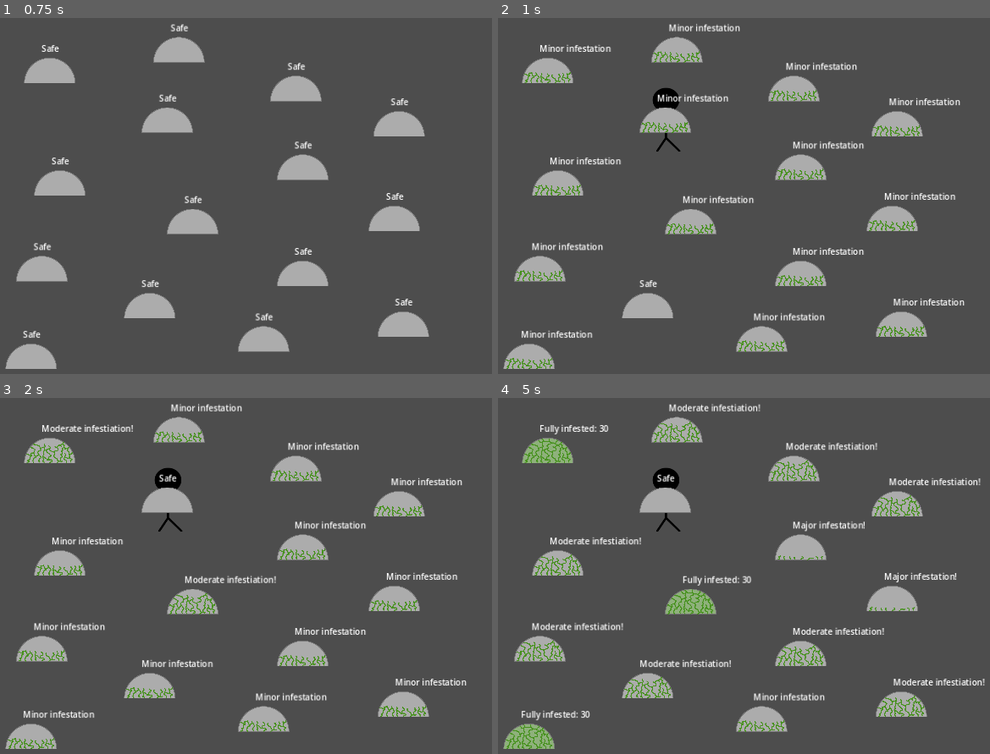
Above: before the commit, frames 1-4 (two rows, left to right).
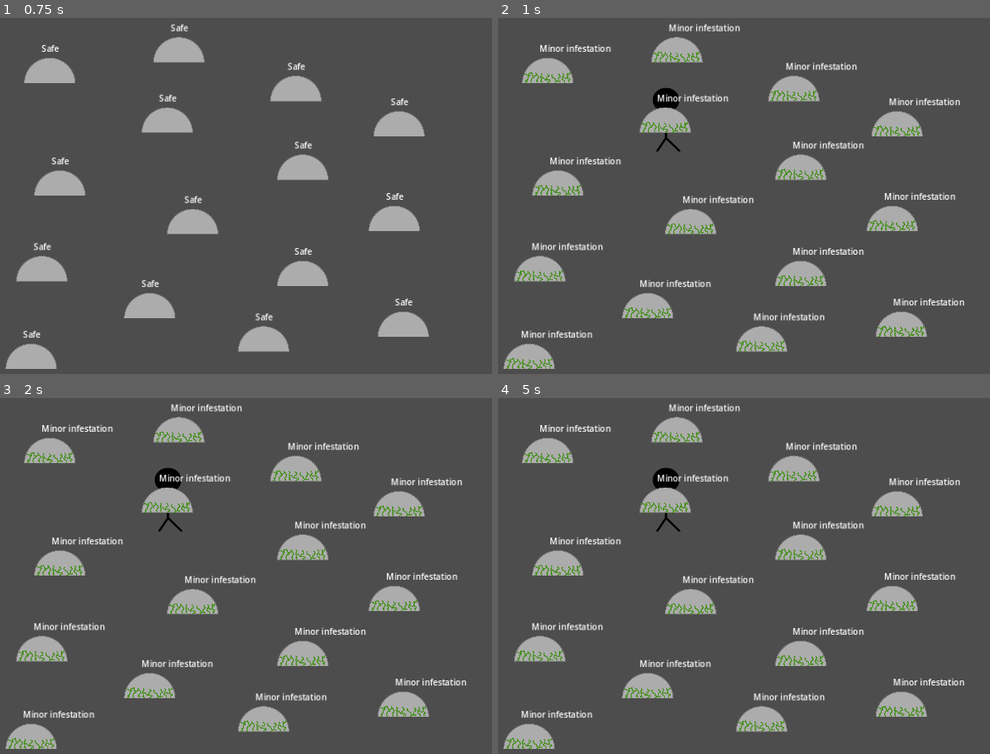
Above: after the commit, the same moments.

Repository: Aveli-games/contra-tentacula
Game: Godot game, scene res://main.tscn
Same seed, same stepped clock (60 frames per second), same inputs: the game is played once before the commit and once after it.
Inputs (mouse positions are in pixels of both pictures, inside the frame that each line leads up to):
- Up to frame 1 (0.75 s): tap Enter at 0.5 s; move the mouse to (462, 185) at 0.52 s; click (462, 185) at 0.67 s
- Up to frame 2 (1 s): no input
- Up to frame 3 (2 s): tap Space at 1.25 s; move the mouse to (177, 600) at 1.27 s; click (177, 600) at 1.42 s
- Up to frame 4 (5 s): move the mouse to (876, 501) at 2.02 s; click (876, 501) at 2.17 s; tap Enter at 2.75, 4.25 s; move the mouse to (778, 657) at 2.77 s; click (778, 657) at 2.92 s; tap Space at 3.5 s; move the mouse to (outside the picture) at 3.52 s; click (outside the picture) at 3.67 s; move the mouse to (606, 526) at 4.27 s; click (606, 526) at 4.42 s

Frame 1 is identical in both runs. In frame 2, 0.3% of the frame differs, in the area x 25-44%, y 73-85%; in frame 3, 0.8%; in frame 4, 4.8%, in the area x 1-99%, y 1-99%.

Commit message:
Add some global settings and update interactions between game pieces

Diff:
--- /dev/null
+++ b/SquadData.gd
@@ -0,0 +1,4 @@
+extends Object
+
+var move_speed = 100 # Pixels/second
+var advantage
--- /dev/null
+++ b/autoloads/Globals.gd
@@ -0,0 +1,6 @@
+extends Node
+
+enum InfestationType {NONE, AIR, WATER, GROUND}
+enum ResourceType {NONE, FOOD, FUEL, PARTS, RESEARCH}
+
+var base_infestation_rate = .1
--- a/dome.gd
+++ b/dome.gd
@@ -7,15 +7,14 @@
 
 var infestation_percentage: float = 0.0
 var infestation_stage: InfestationStage = InfestationStage.UNINFESTED
-var infestation_type: InfestationType = InfestationType.NONE
-var resource_type: ResourceType = ResourceType.NONE
+var infestation_type: Globals.InfestationType = Globals.InfestationType.NONE
+var infestation_rate: float = Globals.base_infestation_rate
+var resource_type: Globals.ResourceType = Globals.ResourceType.NONE
 var is_hidden: bool = false
 var connections: Dictionary = {}
 var dome_sprites = []
 
 enum InfestationStage {UNINFESTED, MINOR, MODERATE, MAJOR, FULL, LOST}
-enum InfestationType {NONE, AIR, WATER, GROUND}
-enum ResourceType {NONE, FOOD, FUEL, PARTS, RESEARCH}
 
 func _ready():
 	# Load the dme sprites into an array for easy access
@@ -30,10 +29,15 @@
 	else:
 		print("An error occurred when trying to access the dome sprites.")
 
+func _process(delta):
+	add_infestation(infestation_rate * delta)
+
 func _on_infestation_check_timer_timeout():
 	if infestation_percentage <= 0:
 		infestation_stage = InfestationStage.UNINFESTED
 		$DomeStatus.text = "Safe"
+		if randf() < .1:
+				add_infestation(Globals.base_infestation_rate)
 	elif infestation_percentage <= .50:
 		infestation_stage = InfestationStage.MINOR
 		$DomeStatus.text = "Minor infestation"
--- a/main.gd
+++ b/main.gd
@@ -1,31 +1,20 @@
 extends Node
 
-const BASE_INFESTATION_RATE = 0.05
-const BASE_INFESTATION_CHANCE_PER_TICK = 0.05
+func _process(delta):
+	for team in $Teams.get_children():
+		var team_location = $Domes.get_node(team.location)
 
-# TODO: I think everything should run on delta or a 1s tick, _process runs much more often
-func _process(delta):
-	for child in $Domes.get_children():
-		# feels wrong to do it like this, but it was fast to add to what was here
-		# how should the team fighting infestation be programmed?
-		#  - modifier on an infestation rate of the dome seems right to me
-		#  - then dome will just process infestation += rate
-		#  - How to register/de-register in sync with team location then?
-		if child.get_name() == $Team.location:
-			print(child.infestation_percentage)
-			child.add_infestation(-0.01)
-		if randf() < BASE_INFESTATION_CHANCE_PER_TICK:
-			# modify infestation rate here
-			child.add_infestation(BASE_INFESTATION_RATE)
+		if team_location:
+			team_location.add_infestation(-.15 * delta)
 
 func _input(event):
 	if event is InputEventMouseButton:
 		if event.button_index == MOUSE_BUTTON_RIGHT and event.pressed:
-			$Team.position = event.position
+			$Teams/Team.position = event.position
 
 # this is just for debug, because I don't know how to detect clicks and have no internet!
 func _on_team_spawn_timer_timeout():
 	# TODO: how to better store the location of the team in data? and display it?
 	# maybe assigning this 'location" parameter makes sense, and then Team will display itself at that reference
-	$Team.location = $Domes/Dome2.get_name()
-	$Team.position = $Domes/Dome2.position
+	$Teams/Team.location = $Domes/Dome2.get_name()
+	$Teams/Team.position = $Domes/Dome2.position
--- a/main.tscn
+++ b/main.tscn
@@ -7,7 +7,9 @@
 [node name="Main" type="Node"]
 script = ExtResource("1_6j1u5")
 
-[node name="Team" parent="." instance=ExtResource("2_e070c")]
+[node name="Teams" type="Node2D" parent="."]
+
+[node name="Team" parent="Teams" instance=ExtResource("2_e070c")]
 position = Vector2(-117, 103)
 
 [node name="Domes" type="Node2D" parent="."]
@@ -62,4 +64,5 @@
 one_shot = true
 autostart = true
 
+[connection signal="use_brute_force" from="Teams/Team" to="." method="_on_team_use_brute_force"]
 [connection signal="timeout" from="TeamSpawnTimer" to="." method="_on_team_spawn_timer_timeout"]
--- a/project.godot
+++ b/project.godot
@@ -15,6 +15,10 @@
 config/features=PackedStringArray("4.2", "Forward Plus")
 config/icon="res://icon.svg"
 
+[autoload]
+
+Globals="*res://autoloads/Globals.gd"
+
 [display]
 
 window/size/viewport_width=1280
--- a/team.gd
+++ b/team.gd
@@ -1,3 +1,7 @@
 extends Node2D
 
+@onready var main = get_tree().root.get_node("Main")
+
+signal use_brute_force
+
 @export var location: String
